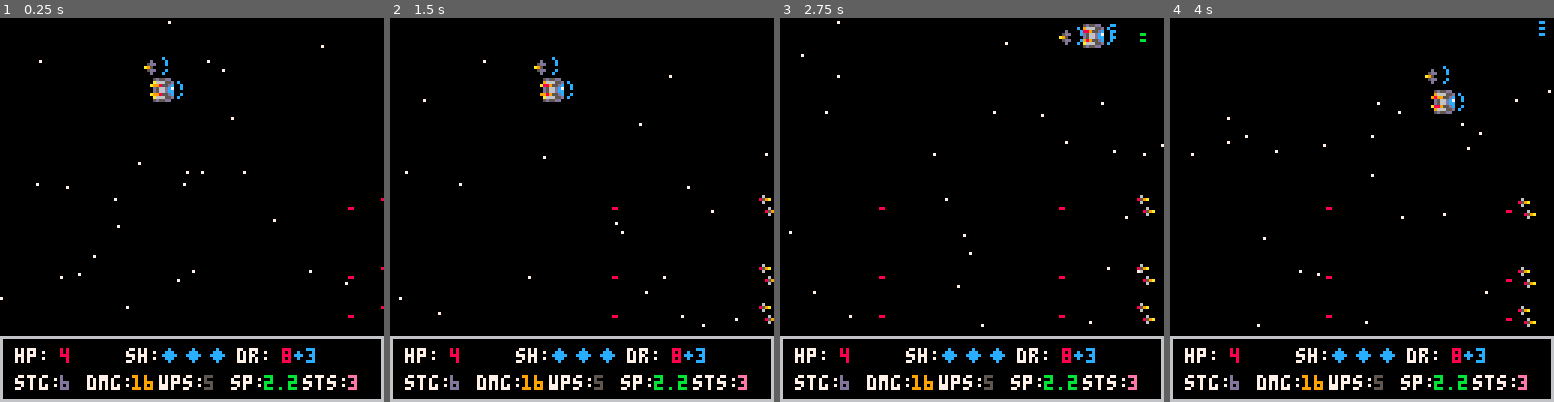
Above: before the commit, frames 1-4 (left to right).
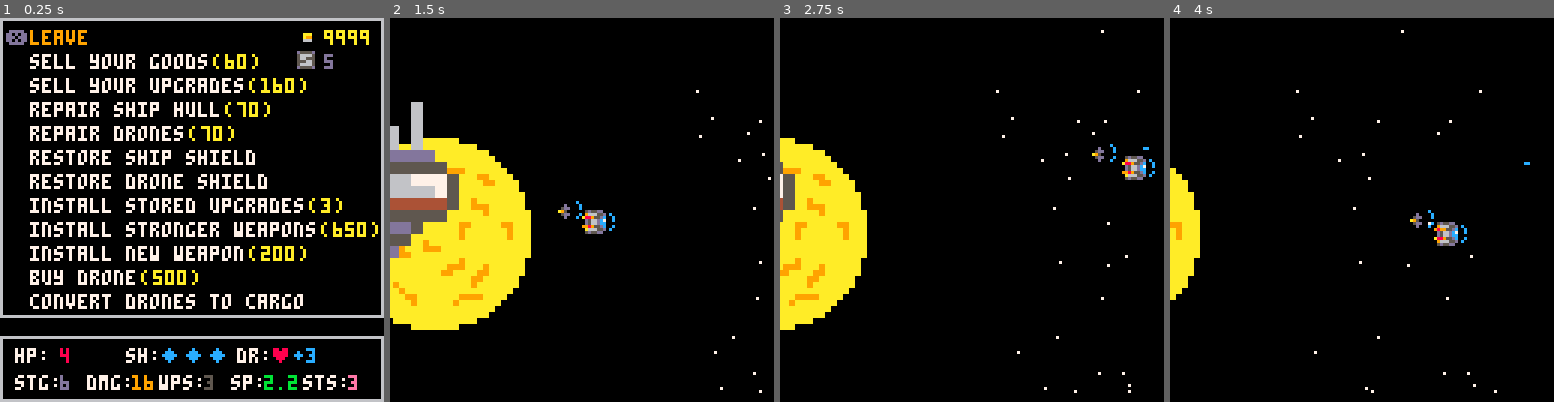
Above: after the commit, the same moments.

Repository: Scatenix/Void-Merchants
Game: PICO-8 cartridge void_merchants.p8
The game is run twice, just before and just after one commit, with the same random seed, the same clock (stepped at 60 frames per second) and the same inputs.
Inputs:
- Up to frame 1 (0.25 s): no input
- Up to frame 2 (1.5 s): tap X (X key) at 0.33, 1.07 s; tap O (Z key) at 0.7 s
- Up to frame 3 (2.75 s): hold Right 1.6-2.1 s; tap O (Z key) at 1.7, 2.1, 2.5 s; tap X (X key) at 1.85 s; hold Up 2.15-2.42 s; hold Right from 2.47 s (still down)
- Up to frame 4 (4 s): tap O (Z key) at 2.9, 3.3, 3.7 s; tap X (X key) at 2.97 s; release Right at 3.03 s; hold Left 3.08-3.58 s; hold Down 3.63-3.97 s

The runs differ from the first frame. In frame 1, 17% of the frame differs, in the area x 0-100%, y 0-96%; in frame 2, 21%, in the area x 0-100%, y 10-100%; in frame 3, 14%; in frame 4, 7.6%.

Commit message:
WIP: implement trading; Drones are now nearer to the player on the y-axis

Diff:
--- a/game/items.p8
+++ b/game/items.p8
@@ -15,9 +15,9 @@
 shield_up = {157, 50, "shield up"} -- can only be bought
 
 -- stat increases {sprite, price, name}
-attack_damage_inc = {158, 100, "damage upgrade"}
+attack_damage_inc = {158, 50, "damage upgrade"}
 drone_inc = {159, 100, "drone upgrade"}
-weapons_inc = {170, 100, "weapon upgrade"}
+weapons_inc = {170, 50, "weapon upgrade"}
 
 -- trading items {sprite, price, name}
 credit = {171, 1, "credit"}
--- a/game/main.p8
+++ b/game/main.p8
@@ -61,11 +61,11 @@
 	init_battle = true
 
 	titlescreen_mode = false
-	battle_mode = true
+	battle_mode = false
 	travel_to_battle_mode = false
 	travel_after_battle_mode = false
 	converstaion_mode = false
-	trading_mode = false
+	trading_mode = true
 	death_mode = false
 
 	level = 1
@@ -103,11 +103,11 @@
 
 	--add_floating_item(drone_inc, 70, 70)
 
-	-- drone_tier = 1
+	drone_tier = 4
 
 	set_pl_ship(6)
 
-	set_pl_drone(4)
+	set_pl_drone(drone_tier)
 
 	store_item({0, 0, scrap[1]}, scrap[2])
 	-- store_item({0, 0, copper[1]}, copper[2])
@@ -120,9 +120,10 @@
 	store_item({0, 0, attack_damage_inc[1]}, attack_damage_inc[2])
 	store_item({0, 0, drone_inc[1]}, drone_inc[2])
 	store_item({0, 0, weapons_inc[1]}, weapons_inc[2])
-	pl_credits = 70
+	pl_credits = 9999
 	-- pl_ship_max_life = 9999
 	pl_ship_life = 4
+	drone_life = 1
 	-- drone_life = 9999
 
 	-- pl_ship_storage = 8
--- a/game/player_drones.p8
+++ b/game/player_drones.p8
@@ -10,32 +10,36 @@
 drone_hitbox_width = 0
 drone_sprite = 48
 drone_damage = 00
-drone_weapons = 0
+drone_weapons = 1
 drone_life = 0
+drone_max_life = 0
 drone_shields = 0
+drone_max_shields = 0
 drone_storage = 0
 drone_shots = {}
 drone_available = false
 -- 0: attack; 1: cargo
-drone_type = 0
+drone_type_attack = true
 
 function set_pl_drone(tier)
 	-- get attack drone
-	if tier >= 0 and tier <= 6 then
+	if tier >= 0 and tier <= 6 and drone_type_attack then
  	drone_sprite = 48 + tier
  	htbx = get_drone_htbx_skp_pxl_width(tier)
 	drone_hitbox_skip_pixel = htbx[1]
 	drone_hitbox_width = htbx[2]
 	drone_damage = flr(10 * tier * 0.1) + 1
  	drone_life = flr(20 * tier * 0.1) + 1
+	drone_max_life = flr(20 * tier * 0.1) + 1
  	drone_shields = flr(10 * tier * 0.1 - 1) + 1
+	drone_max_shields = flr(10 * tier * 0.1 - 1) + 1
  	drone_storage = flr(10 * tier * 0.1) + 1
  	drone_available = true
- 	drone_weapons = flr(1 * tier * 0.5) + 1
+ 	--drone_weapons = flr(1 * tier * 0.5) + 1
 
 	-- get storage drone
- elseif tier >= 7 and tier <= 9 then
- 	drone_sprite = 6 + tier - 7
+ elseif tier >= 0 and tier <= 3 and not drone_type_attack then
+ 	drone_sprite = 5 + tier
  	htbx = get_drone_htbx_skp_pxl_width(tier)
 	drone_hitbox_skip_pixel = htbx[1]
 	drone_hitbox_width = htbx[2]
@@ -68,7 +72,7 @@
 
 function drone_ctrl()
 	if pl_ship_y < 7 then
-		drone_offset_y = 2 * (pl_ship_y - 7)
+		drone_offset_y = 1.5 * (pl_ship_y - 7)
 		drone_offset_x = flr(drone_offset_y / 1.5)
 		if drone_offset_x < -5 then
 	  		drone_offset_x = 0 - pl_ship_y * 2
@@ -82,12 +86,12 @@
 		drone_offset_x = x_left_boundry + 3 - pl_ship_x
 	end
 
-	drone_x = pl_ship_x-5+drone_offset_x
+	drone_x = pl_ship_x-11+drone_offset_x
 
 	if animation_counter <= 10 then
-		drone_y = pl_ship_y-8 - drone_offset_y
+		drone_y = pl_ship_y-4 - drone_offset_y
 	elseif animation_counter > 10 then
-	 	drone_y = pl_ship_y-9 - drone_offset_y
+	 	drone_y = pl_ship_y-5 - drone_offset_y
 	end
 end
 
--- a/game/trading.p8
+++ b/game/trading.p8
@@ -5,6 +5,10 @@
 trade_cursor_pos = 0
 selling_upgrades_multiplier = 0.8
 price_per_ship_hull_point = 5
+price_per_drone_hull_point = 10
+price_increase_per_weapon = 50
+price_increase_per_drone = 100
+price_increase_per_weapon_dmg = 50
 
 function trading_script()
 	if trading_phase == 5 and time() - tme >= 5 then -- 30
@@ -105,15 +109,39 @@
 	print("(" ..(pl_ship_max_life-pl_ship_life)*price_per_ship_hull_point.. ")", 75, 28, 10)
 
 	print("repair drones", 10, 36, 7)
-	print("restore ship shield point", 10, 44, 7)
-	print("restore drone shield point", 10, 52, 7)
+	print("(" ..(drone_max_life-drone_life)*price_per_drone_hull_point.. ")", 63, 36, 10)
+
+	print("restore ship shield", 10, 44, 7)
+
+	print("restore drone shield", 10, 52, 7)
+
 	print("install stored upgrades", 10, 60, 7)
-	print("install stronger weapons", 10, 68, 7)
-	print("install new weapon", 10, 76, 7)
-	print("buy drone", 10, 84, 7)
-	if drone_type == 0 then
+	print("(" ..get_number_of_stored_upgrades(false).. ")", 103, 60, 10)
+
+	if pl_ship_damage-pl_ship_base_damage < max_pl_extra_damage then
+		print("install stronger weapons", 10, 68, 7)
+		print("(" ..attack_damage_inc[2]+price_increase_per_weapon_dmg*pl_ship_damage.. ")", 107, 68, 10)
+	else
+		print("install stronger weapons", 10, 68, 5)
+	end
+
+	if pl_ship_weapons < max_pl_dr_weapons or drone_weapons < max_pl_dr_weapons then
+		print("install new weapon", 10, 76, 7)
+		print("(" ..weapons_inc[2]+price_increase_per_weapon*(pl_ship_weapons+drone_weapons).. ")", 83, 76, 10)
+	else
+		print("install new weapon", 10, 76, 5)
+	end
+
+	if drone_tier < max_drones then
+		print("buy drone", 10, 84, 7)
+		print("(" ..drone_inc[2]+price_increase_per_drone*drone_tier.. ")", 47, 84, 10)
+	else
+		print("buy drone", 10, 84, 5)
+	end
+
+	if drone_type_attack then
 		print("convert drones to cargo", 10, 92, 7)
-	elseif drone_type == 1 then
+	else
 		print("convert drones to attack", 10, 92, 7)
 	end
 
@@ -158,13 +186,70 @@
 				sfx(23)
 			end
 		elseif trade_cursor_pos == 4 then -- repair drones
+			local price = (drone_max_life-drone_life)*price_per_drone_hull_point
+			if drone_max_life-drone_life > 0 and pl_credits >= price then
+				drone_life = drone_max_life
+				pl_credits -= price
+				sfx(10)
+			else
+				sfx(23)
+			end
 		elseif trade_cursor_pos == 5 then -- restore ship shield point
 		elseif trade_cursor_pos == 6 then -- restore drone shield point
 		elseif trade_cursor_pos == 7 then -- install stored upgrades
+			local upgrades = get_number_of_stored_upgrades(true)
+			if upgrades == 0 then
+				sfx(23)
+			else
+				sfx(11)
+			end
 		elseif trade_cursor_pos == 8 then -- install stronger weapons
+			local price = attack_damage_inc[2]+price_increase_per_weapon_dmg*pl_ship_damage
+			if pl_ship_damage-pl_ship_base_damage < max_pl_extra_damage and pl_credits >= price then
+				sfx(11)
+				pl_ship_damage+=1
+				pl_credits -= price
+			else
+				sfx(23)
+			end
 		elseif trade_cursor_pos == 9 then -- install new weapon
+			local price = weapons_inc[2]+price_increase_per_weapon*(pl_ship_weapons+drone_weapons)
+			if pl_ship_weapons < max_pl_dr_weapons and pl_credits >= price then
+				sfx(11)
+				pl_ship_weapons+=1
+				pl_credits -= price
+			elseif drone_weapons < max_pl_dr_weapons and pl_credits >= price then
+				sfx(11)
+				drone_weapons+=1
+				pl_credits -= price
+			else
+				sfx(23)
+			end
 		elseif trade_cursor_pos == 10 then -- buy drone
+			price = drone_inc[2]+price_increase_per_drone*drone_tier
+			if drone_tier < max_drones and pl_credits >= price then
+				sfx(11)
+				drone_tier+=1
+				set_pl_drone(drone_tier)
+				pl_credits -= price
+			else
+				sfx(23)
+			end
 		elseif trade_cursor_pos == 11 then -- convert drones
+			dl = drone_life
+			ds = drone_shields
+			if drone_type_attack then
+				max_drones = 3
+				drone_tier = min(3, drone_tier)
+				drone_type_attack = not drone_type_attack
+				set_pl_drone(drone_tier)
+			else
+				max_drones = 6
+				drone_type_attack = not drone_type_attack
+				set_pl_drone(drone_tier)
+			end
+			drone_life = dl
+			drone_shields = ds
 		end
 	end
 end
@@ -205,4 +290,29 @@
 	return price
 end
 
+-- if equip is true, try to equip upgrades directly
+function get_number_of_stored_upgrades(equip)
+	local count = 0
+	for item in all(pl_items_stored) do
+		if item[1] >= 158 and item[1] <= 170 then
+			local skip = false
+			if item[1] == drone_inc[1] and drone_tier >= max_drones then
+				skip = true
+			elseif item[1] == weapons_inc[1] and pl_ship_weapons+drone_weapons >= max_pl_dr_weapons*2 then
+				skip = true
+			elseif item[1] == attack_damage_inc[1] and pl_ship_damage-pl_ship_base_damage >= max_pl_extra_damage then
+				skip = true
+			end
+			if not skip then
+				count += 1
+				if equip then
+					interpret_item({0, 0, item[1]})
+					del(pl_items_stored, item)
+				end
+			end
+		end
+	end
+	return count
+end
+
 -->8
--- a/void_merchants.p8
+++ b/void_merchants.p8
@@ -63,11 +63,11 @@
 	init_battle = true
 
 	titlescreen_mode = false
-	battle_mode = true
+	battle_mode = false
 	travel_to_battle_mode = false
 	travel_after_battle_mode = false
 	converstaion_mode = false
-	trading_mode = false
+	trading_mode = true
 	death_mode = false
 
 	level = 1
@@ -105,11 +105,11 @@
 
 	--add_floating_item(drone_inc, 70, 70)
 
-	-- drone_tier = 1
+	drone_tier = 4
 
 	set_pl_ship(6)
 
-	set_pl_drone(4)
+	set_pl_drone(drone_tier)
 
 	store_item({0, 0, scrap[1]}, scrap[2])
 	-- store_item({0, 0, copper[1]}, copper[2])
@@ -122,9 +122,10 @@
 	store_item({0, 0, attack_damage_inc[1]}, attack_damage_inc[2])
 	store_item({0, 0, drone_inc[1]}, drone_inc[2])
 	store_item({0, 0, weapons_inc[1]}, weapons_inc[2])
-	pl_credits = 70
+	pl_credits = 9999
 	-- pl_ship_max_life = 9999
 	pl_ship_life = 4
+	drone_life = 1
 	-- drone_life = 9999
 
 	-- pl_ship_storage = 8
@@ -987,32 +988,36 @@
 drone_hitbox_width = 0
 drone_sprite = 48
 drone_damage = 00
-drone_weapons = 0
+drone_weapons = 1
 drone_life = 0
+drone_max_life = 0
 drone_shields = 0
+drone_max_shields = 0
 drone_storage = 0
 drone_shots = {}
 drone_available = false
 -- 0: attack; 1: cargo
-drone_type = 0
+drone_type_attack = true
 
 function set_pl_drone(tier)
 	-- get attack drone
-	if tier >= 0 and tier <= 6 then
+	if tier >= 0 and tier <= 6 and drone_type_attack then
  	drone_sprite = 48 + tier
  	htbx = get_drone_htbx_skp_pxl_width(tier)
 	drone_hitbox_skip_pixel = htbx[1]
 	drone_hitbox_width = htbx[2]
 	drone_damage = flr(10 * tier * 0.1) + 1
  	drone_life = flr(20 * tier * 0.1) + 1
+	drone_max_life = flr(20 * tier * 0.1) + 1
  	drone_shields = flr(10 * tier * 0.1 - 1) + 1
+	drone_max_shields = flr(10 * tier * 0.1 - 1) + 1
  	drone_storage = flr(10 * tier * 0.1) + 1
  	drone_available = true
- 	drone_weapons = flr(1 * tier * 0.5) + 1
+ 	--drone_weapons = flr(1 * tier * 0.5) + 1
 
 	-- get storage drone
- elseif tier >= 7 and tier <= 9 then
- 	drone_sprite = 6 + tier - 7
+ elseif tier >= 0 and tier <= 3 and not drone_type_attack then
+ 	drone_sprite = 5 + tier
  	htbx = get_drone_htbx_skp_pxl_width(tier)
 	drone_hitbox_skip_pixel = htbx[1]
 	drone_hitbox_width = htbx[2]
@@ -1045,7 +1050,7 @@
 
 function drone_ctrl()
 	if pl_ship_y < 7 then
-		drone_offset_y = 2 * (pl_ship_y - 7)
+		drone_offset_y = 1.5 * (pl_ship_y - 7)
 		drone_offset_x = flr(drone_offset_y / 1.5)
 		if drone_offset_x < -5 then
 	  		drone_offset_x = 0 - pl_ship_y * 2
@@ -1059,12 +1064,12 @@
 		drone_offset_x = x_left_boundry + 3 - pl_ship_x
 	end
 
-	drone_x = pl_ship_x-5+drone_offset_x
+	drone_x = pl_ship_x-11+drone_offset_x
 
 	if animation_counter <= 10 then
-		drone_y = pl_ship_y-8 - drone_offset_y
+		drone_y = pl_ship_y-4 - drone_offset_y
 	elseif animation_counter > 10 then
-	 	drone_y = pl_ship_y-9 - drone_offset_y
+	 	drone_y = pl_ship_y-5 - drone_offset_y
 	end
 end
 
@@ -1414,9 +1419,9 @@
 shield_up = {157, 50, "shield up"} -- can only be bought
 
 -- stat increases {sprite, price, name}
-attack_damage_inc = {158, 100, "damage upgrade"}
+attack_damage_inc = {158, 50, "damage upgrade"}
 drone_inc = {159, 100, "drone upgrade"}
-weapons_inc = {170, 100, "weapon upgrade"}
+weapons_inc = {170, 50, "weapon upgrade"}
 
 -- trading items {sprite, price, name}
 credit = {171, 1, "credit"}
@@ -1944,6 +1949,10 @@
 trade_cursor_pos = 0
 selling_upgrades_multiplier = 0.8
 price_per_ship_hull_point = 5
+price_per_drone_hull_point = 10
+price_increase_per_weapon = 50
+price_increase_per_drone = 100
+price_increase_per_weapon_dmg = 50
 
 function trading_script()
 	if trading_phase == 5 and time() - tme >= 5 then -- 30
@@ -2044,15 +2053,39 @@
 	print("(" ..(pl_ship_max_life-pl_ship_life)*price_per_ship_hull_point.. ")", 75, 28, 10)
 
 	print("repair drones", 10, 36, 7)
-	print("restore ship shield point", 10, 44, 7)
-	print("restore drone shield point", 10, 52, 7)
+	print("(" ..(drone_max_life-drone_life)*price_per_drone_hull_point.. ")", 63, 36, 10)
+
+	print("restore ship shield", 10, 44, 7)
+
+	print("restore drone shield", 10, 52, 7)
+
 	print("install stored upgrades", 10, 60, 7)
-	print("install stronger weapons", 10, 68, 7)
-	print("install new weapon", 10, 76, 7)
-	print("buy drone", 10, 84, 7)
-	if drone_type == 0 then
+	print("(" ..get_number_of_stored_upgrades(false).. ")", 103, 60, 10)
+
+	if pl_ship_damage-pl_ship_base_damage < max_pl_extra_damage then
+		print("install stronger weapons", 10, 68, 7)
+		print("(" ..attack_damage_inc[2]+price_increase_per_weapon_dmg*pl_ship_damage.. ")", 107, 68, 10)
+	else
+		print("install stronger weapons", 10, 68, 5)
+	end
+
+	if pl_ship_weapons < max_pl_dr_weapons or drone_weapons < max_pl_dr_weapons then
+		print("install new weapon", 10, 76, 7)
+		print("(" ..weapons_inc[2]+price_increase_per_weapon*(pl_ship_weapons+drone_weapons).. ")", 83, 76, 10)
+	else
+		print("install new weapon", 10, 76, 5)
+	end
+
+	if drone_tier < max_drones then
+		print("buy drone", 10, 84, 7)
+		print("(" ..drone_inc[2]+price_increase_per_drone*drone_tier.. ")", 47, 84, 10)
+	else
+		print("buy drone", 10, 84, 5)
+	end
+
+	if drone_type_attack then
 		print("convert drones to cargo", 10, 92, 7)
-	elseif drone_type == 1 then
+	else
 		print("convert drones to attack", 10, 92, 7)
 	end
 
@@ -2097,13 +2130,70 @@
 				sfx(23)
 			end
 		elseif trade_cursor_pos == 4 then -- repair drones
+			local price = (drone_max_life-drone_life)*price_per_drone_hull_point
+			if drone_max_life-drone_life > 0 and pl_credits >= price then
+				drone_life = drone_max_life
+				pl_credits -= price
+				sfx(10)
+			else
+				sfx(23)
+			end
 		elseif trade_cursor_pos == 5 then -- restore ship shield point
 		elseif trade_cursor_pos == 6 then -- restore drone shield point
 		elseif trade_cursor_pos == 7 then -- install stored upgrades
+			local upgrades = get_number_of_stored_upgrades(true)
+			if upgrades == 0 then
+				sfx(23)
+			else
+				sfx(11)
+			end
 		elseif trade_cursor_pos == 8 then -- install stronger weapons
+			local price = attack_damage_inc[2]+price_increase_per_weapon_dmg*pl_ship_damage
+			if pl_ship_damage-pl_ship_base_damage < max_pl_extra_damage and pl_credits >= price then
+				sfx(11)
+				pl_ship_damage+=1
+				pl_credits -= price
+			else
+				sfx(23)
+			end
 		elseif trade_cursor_pos == 9 then -- install new weapon
+			local price = weapons_inc[2]+price_increase_per_weapon*(pl_ship_weapons+drone_weapons)
+			if pl_ship_weapons < max_pl_dr_weapons and pl_credits >= price then
+				sfx(11)
+				pl_ship_weapons+=1
+				pl_credits -= price
+			elseif drone_weapons < max_pl_dr_weapons and pl_credits >= price then
+				sfx(11)
+				drone_weapons+=1
+				pl_credits -= price
+			else
+				sfx(23)
+			end
 		elseif trade_cursor_pos == 10 then -- buy drone
+			price = drone_inc[2]+price_increase_per_drone*drone_tier
+			if drone_tier < max_drones and pl_credits >= price then
+				sfx(11)
+				drone_tier+=1
+				set_pl_drone(drone_tier)
+				pl_credits -= price
+			else
+				sfx(23)
+			end
 		elseif trade_cursor_pos == 11 then -- convert drones
+			dl = drone_life
+			ds = drone_shields
+			if drone_type_attack then
+				max_drones = 3
+				drone_tier = min(3, drone_tier)
+				drone_type_attack = not drone_type_attack
+				set_pl_drone(drone_tier)
+			else
+				max_drones = 6
+				drone_type_attack = not drone_type_attack
+				set_pl_drone(drone_tier)
+			end
+			drone_life = dl
+			drone_shields = ds
 		end
 	end
 end
@@ -2142,6 +2232,31 @@
 		pl_credits += price
 	end
 	return price
+end
+
+-- if equip is true, try to equip upgrades directly
+function get_number_of_stored_upgrades(equip)
+	local count = 0
+	for item in all(pl_items_stored) do
+		if item[1] >= 158 and item[1] <= 170 then
+			local skip = false
+			if item[1] == drone_inc[1] and drone_tier >= max_drones then
+				skip = true
+			elseif item[1] == weapons_inc[1] and pl_ship_weapons+drone_weapons >= max_pl_dr_weapons*2 then
+				skip = true
+			elseif item[1] == attack_damage_inc[1] and pl_ship_damage-pl_ship_base_damage >= max_pl_extra_damage then
+				skip = true
+			end
+			if not skip then
+				count += 1
+				if equip then
+					interpret_item({0, 0, item[1]})
+					del(pl_items_stored, item)
+				end
+			end
+		end
+	end
+	return count
 end
 
 -->8
